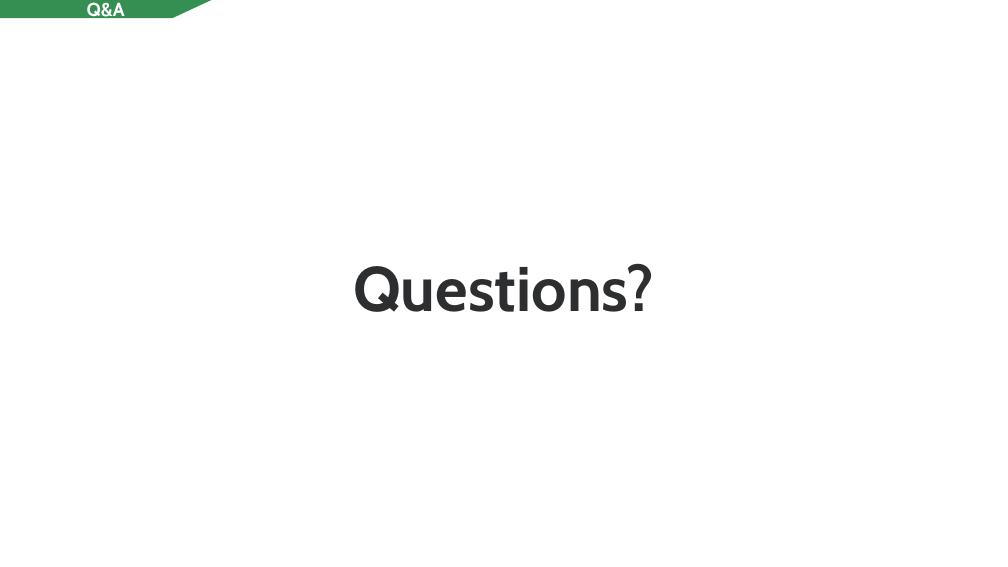
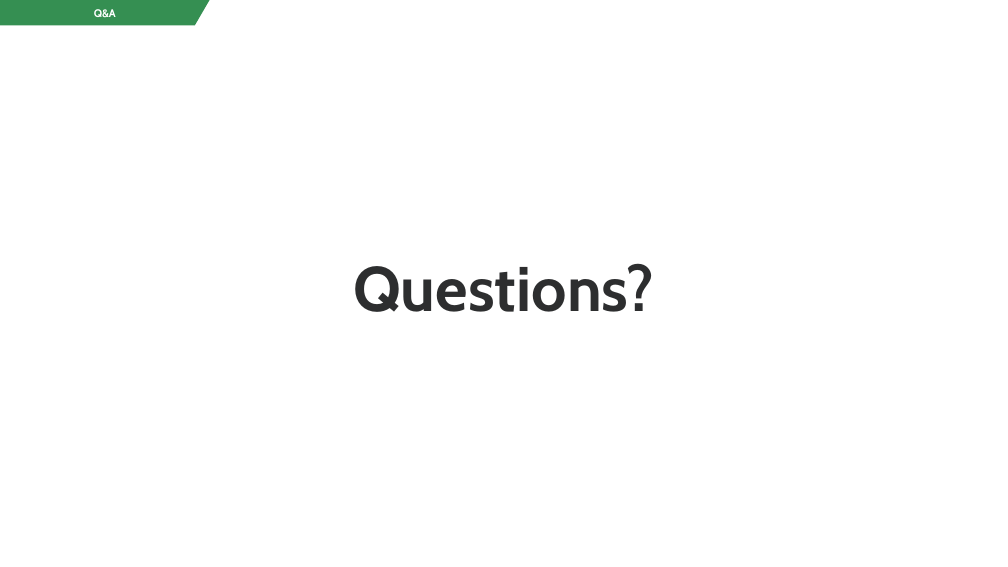
Before and after one commit to CarolineNjorog3/Transforming-homes-elevating-values, a slide deck: slide 14 of Non_Technical Presentation.pptx (slide 13 before the commit). Drawn at 1008x567 pixels with LibreOffice and Linux fonts; fonts in the diff are those of the drawing. Boxes give left, top, right and bottom in pixels: in the first picture for what was removed or moved away, otherwise in the second. Text is boxed around its words. In the diff, an @@ line names an element or a change of style, - is before the commit and + after.

```diff
--- a/Non_Technical Presentation.pptx
+++ b/Non_Technical Presentation.pptx
@@ freeform shape "Q&A": place and size @@
-freeform shape "Q&A" at bbox=[0, 0, 212, 18]
+freeform shape "Q&A" at bbox=[0, 0, 209, 26]
@@ freeform shape "Q&A" at bbox=[0, 0, 209, 26]: size 18 to 10.5 pt @@
```
Also in this commit, not shown: 5 other slides changed, 8 slides added, 7 slides removed, 1 other file.
